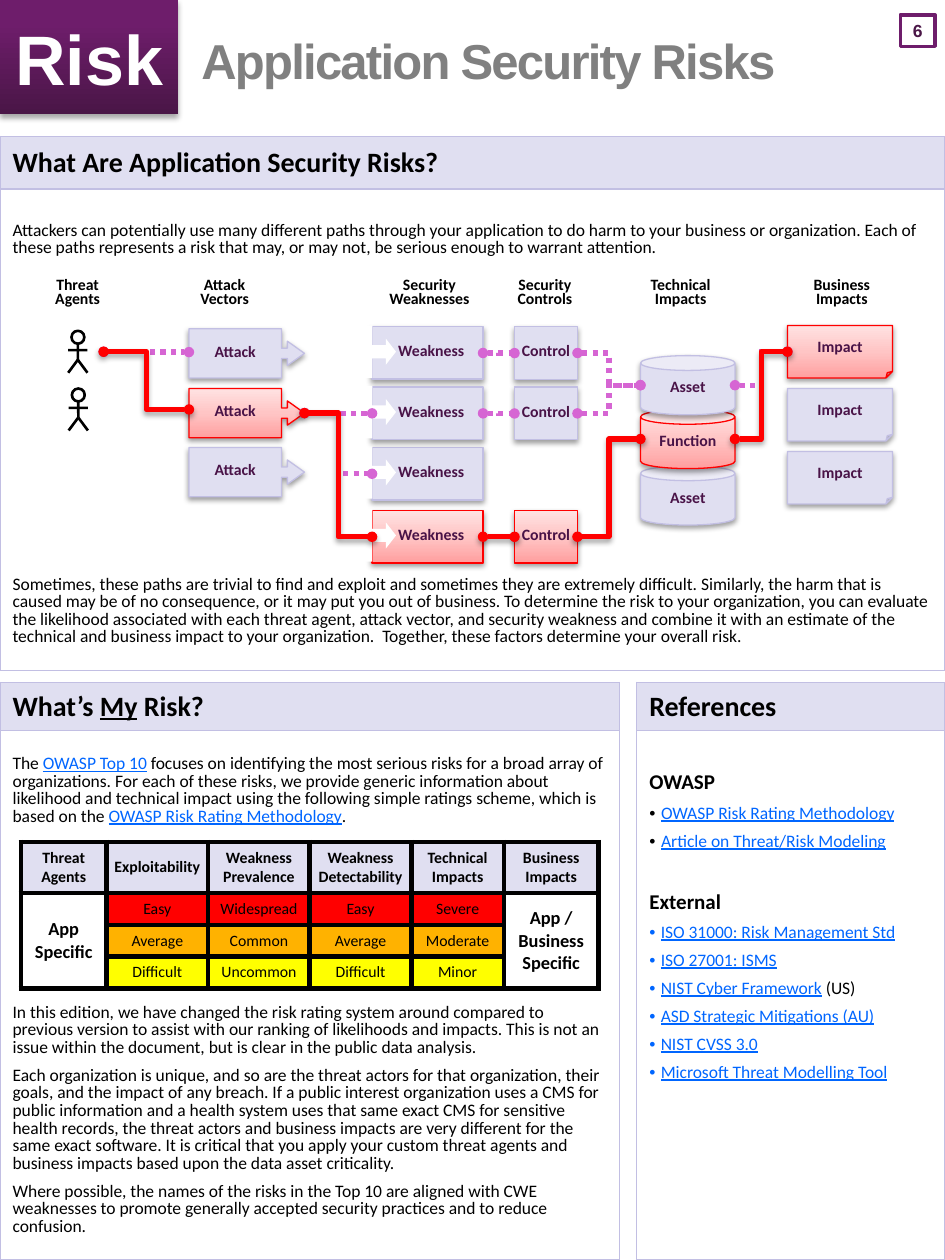
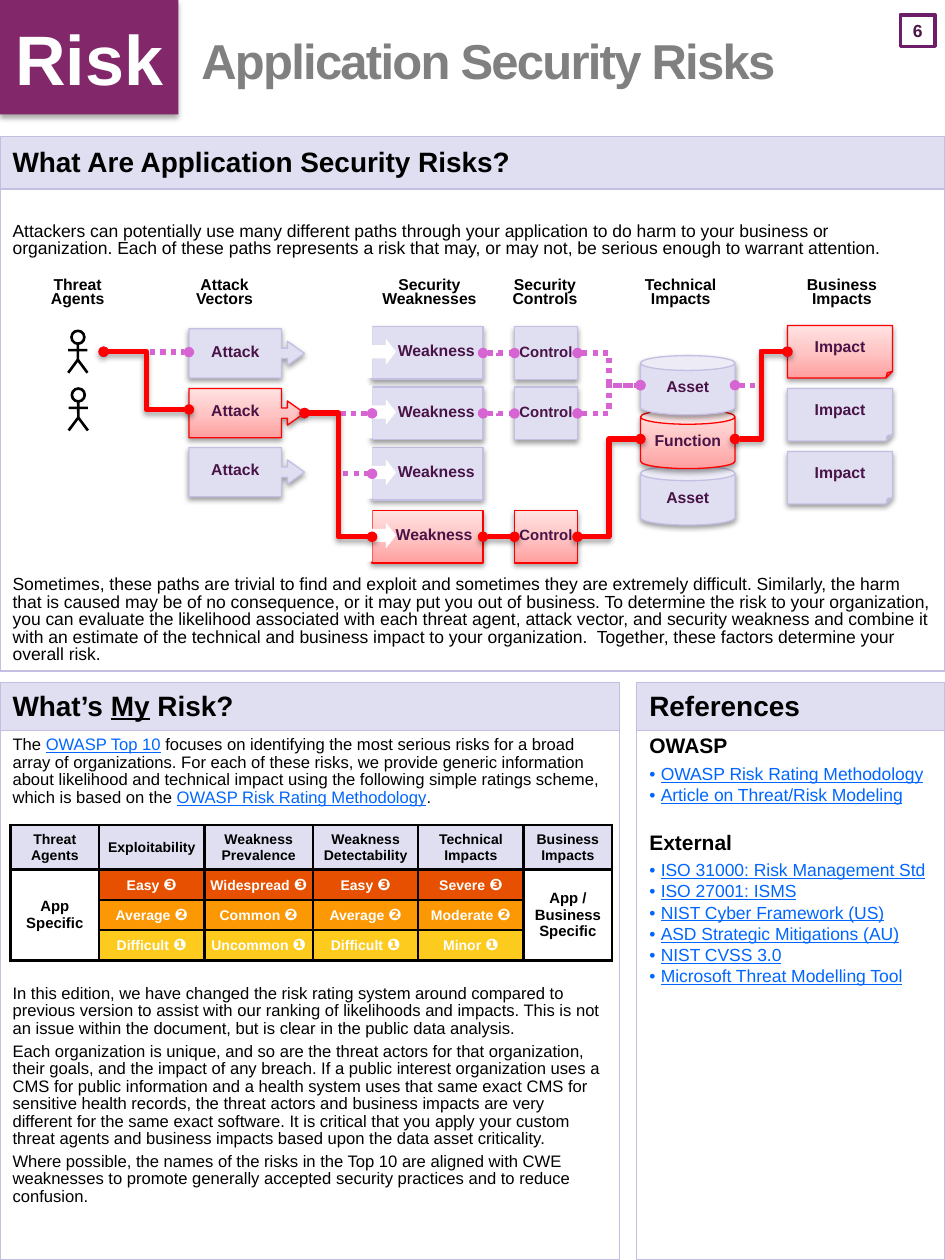
Before and after one commit to OWASP/Top10, a slide deck: slide 7 of 2017/OWASP Top 10 2017 GM (en).pptx. Drawn at 945x1260 pixels with LibreOffice and Linux fonts; fonts in the diff are those of the drawing. Boxes give left, top, right and bottom in pixels: in the first picture for what was removed or moved away, otherwise in the second. Text is boxed around its words. In the diff, an @@ line names an element or a change of style, - is before the commit and + after.

```diff
--- a/2017/OWASP Top 10 2017 GM (en).pptx
+++ b/2017/OWASP Top 10 2017 GM (en).pptx
@@ text "Risk" at <box>0,0,179,115</box>: fill gradient #4A1647 to #6D1D6B to #83276B @@
@@ table at <box>0,136,945,670</box> @@
@@ font Calibri to Arial @@
@@ font Calibri to Arial in 19 elements at <box>372,447,483,500</box>, <box>189,329,305,378</box>, <box>788,325,892,378</box>, <box>372,326,483,379</box>, <box>189,388,305,437</box>, <box>189,447,305,496</box>, <box>788,388,892,441</box>, <box>788,451,892,504</box>, <box>640,466,735,525</box>, <box>640,410,735,469</box>, <box>640,355,735,415</box>, <box>372,387,483,440</box>, <box>372,510,483,563</box>, <box>196,278,253,304</box>, <box>513,278,578,304</box>, <box>645,278,716,308</box>, <box>51,278,104,308</box>, <box>382,278,476,304</box>, <box>807,278,877,308</box> @@
@@ size 9 to 8.5 pt, font Calibri to Arial in 3 elements at <box>514,326,577,379</box>, <box>514,387,577,440</box>, <box>514,510,577,563</box> @@
@@ table at <box>0,683,620,1260</box> @@
@@ font Calibri to Arial, size 10 to 9.5 pt @@
@@ more space between paragraphs @@
@@ less space between paragraphs @@
@@ table at <box>636,683,945,1260</box> @@
@@ font Calibri to Arial @@
@@ text colour #000000 to #0066FF, underline on in "(US)" @@
@@ line spacing 10pt to 0.9 @@
@@ more space between paragraphs @@
@@ indent changed @@
@@ less space between paragraphs @@
@@ table at <box>10,825,611,966</box> @@
-row 2: App Specific | Easy | Widespread | Easy | Severe | App / Business Specific
+row 2: App Specific | Easy ❸ | Widespread ❸ | Easy ❸ | Severe ❸ | App / Business Specific
-row 3:  | Average | Common | Average | Moderate | 
+row 3:  | Average ❷ | Common ❷ | Average ❷ | Moderate ❷ | 
-row 4:  | Difficult | Uncommon | Difficult | Minor | 
+row 4:  | Difficult ❶ | Uncommon ❶ | Difficult ❶ | Minor ❶ | 
@@ fill #FF0000 to #E65000 in 4 cells @@
@@ fill #FFB200 to #FC9803 in 4 cells @@
@@ fill #FFFF00 to #FCCB1D in 4 cells @@
@@ size 9 to 8 pt in "Threat", "Agents", "Exploitability", "Weakness Prevalence" and 3 more places @@
@@ font Calibri to Arial in "Threat", "Agents", "Exploitability", "Weakness Prevalence" and 5 more places @@
@@ size 10.5 to 8.5 pt in "App Specific", "App / Business Specific" @@
@@ borders changed @@
@@ table: place and size @@
-table at <box>21,842,601,987</box>
+table at <box>10,825,611,966</box>
```
Also in this commit, not shown: 25 other slides changed, 2 other files.
